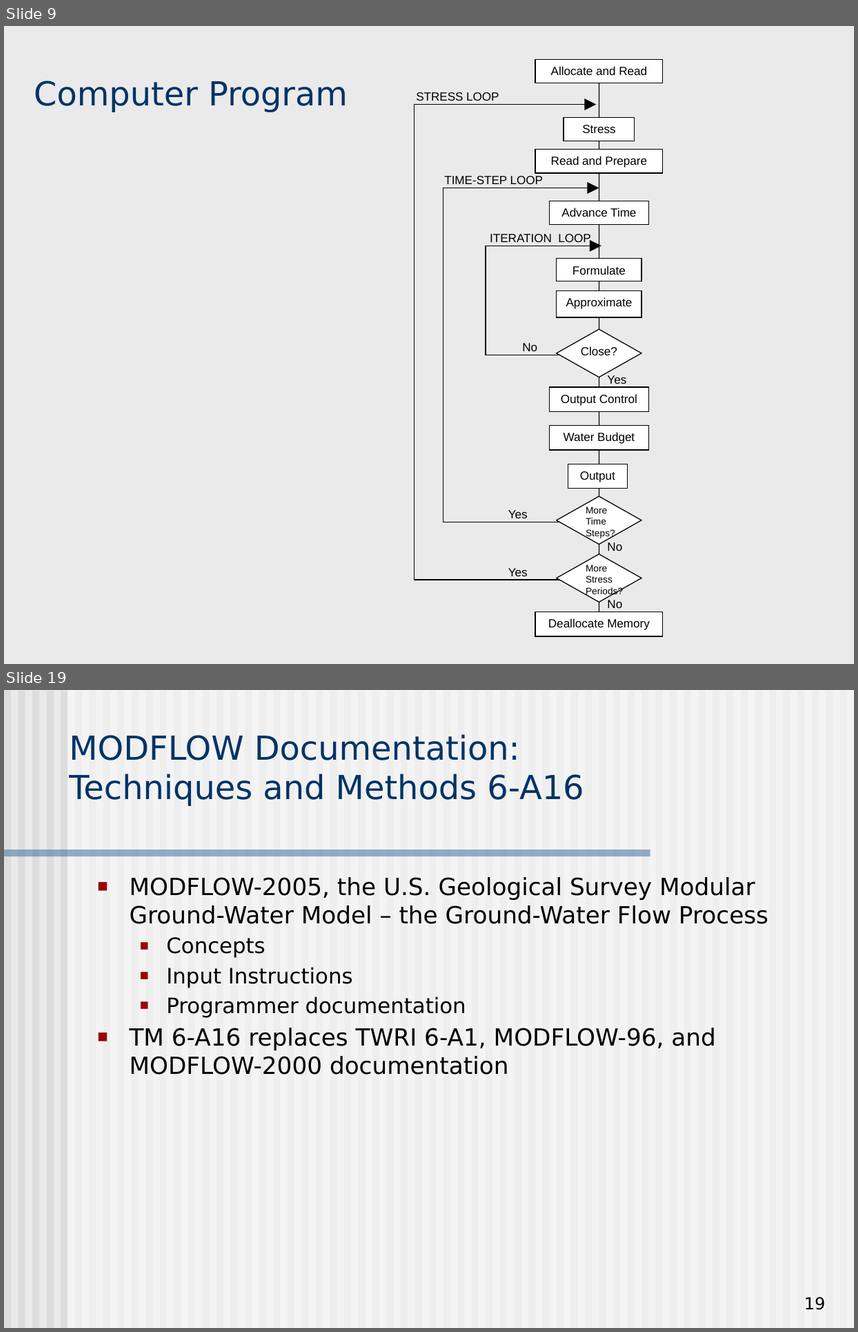
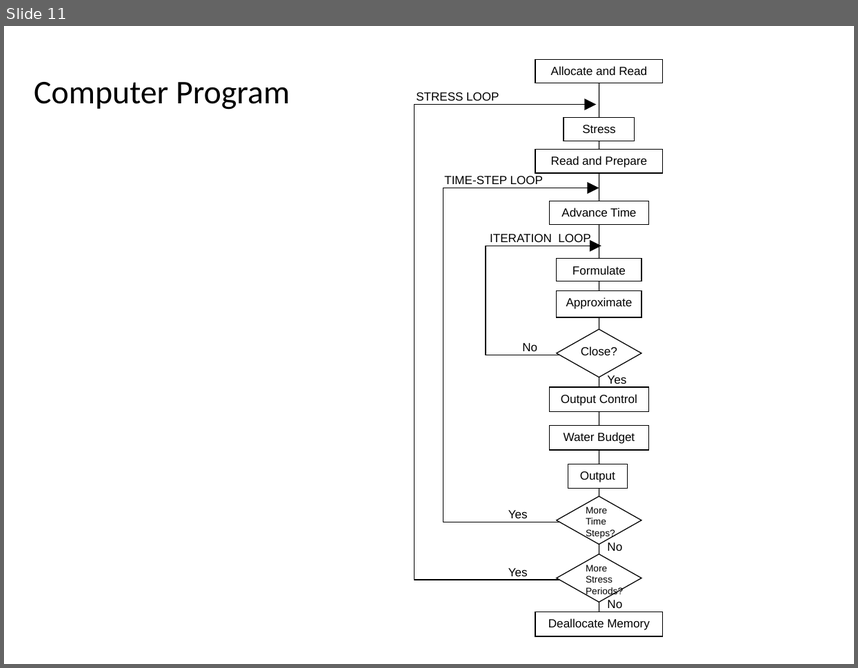
Before and after one commit to behroozetebari/navy2018_classrepo, a slide deck: presentations/Lecture04_Modflow_Introduction.pptx. Shown one above the other, each under a label of ours: slides 9 and 19 before the commit, slide 11 after it; the slides between them are not shown. The pictures are 858x1332 and 858x668 pixels, drawn with LibreOffice and Linux fonts; fonts in the diff are those of the drawing. Boxes give left, top, right and bottom in pixels: in the first picture for what was removed or moved away, otherwise in the second. Text is boxed around its words. In the diff, an @@ line names an element or a change of style, - is before the commit and + after.

Commit message:
Updated the MODFLOW intro slides

```diff
--- a/presentations/Lecture04_Modflow_Introduction.pptx
+++ b/presentations/Lecture04_Modflow_Introduction.pptx
@@ slide 19 removed at bbox=[4, 690, 854, 1328], background #EAEAEA @@
@@ title removed at bbox=[69, 734, 584, 806] @@
-MODFLOW Documentation:
-Techniques and Methods 6-A16
@@ group removed at bbox=[4, 690, 854, 1328]: 62 rectangles @@
@@ text removed at bbox=[130, 877, 769, 1074] @@
-■ MODFLOW-2005, the U.S. Geological Survey Modular Ground-Water Model – the Ground-Water Flow Process
-  ■ Concepts
-  ■ Input Instructions
-  ■ Programmer documentation
-■ TM 6-A16 replaces TWRI 6-A1, MODFLOW-96, and MODFLOW-2000 documentation
@@ page number removed at bbox=[804, 1297, 826, 1310] @@
-19
@@ what was slide 9 is now slide 11 @@
@@ slide 11 changed as well @@
@@ background #EAEAEA to #FFFFFF @@
@@ title "Computer Program" at bbox=[34, 82, 290, 109]: font DejaVu Sans to Calibri, text colour #003366 to #000000; line spacing 1 to 0.9; vertical alignment bottom to middle @@
```
Also in this commit, not shown: 49 other slides changed, 8 slides added, 12 other slides removed.
